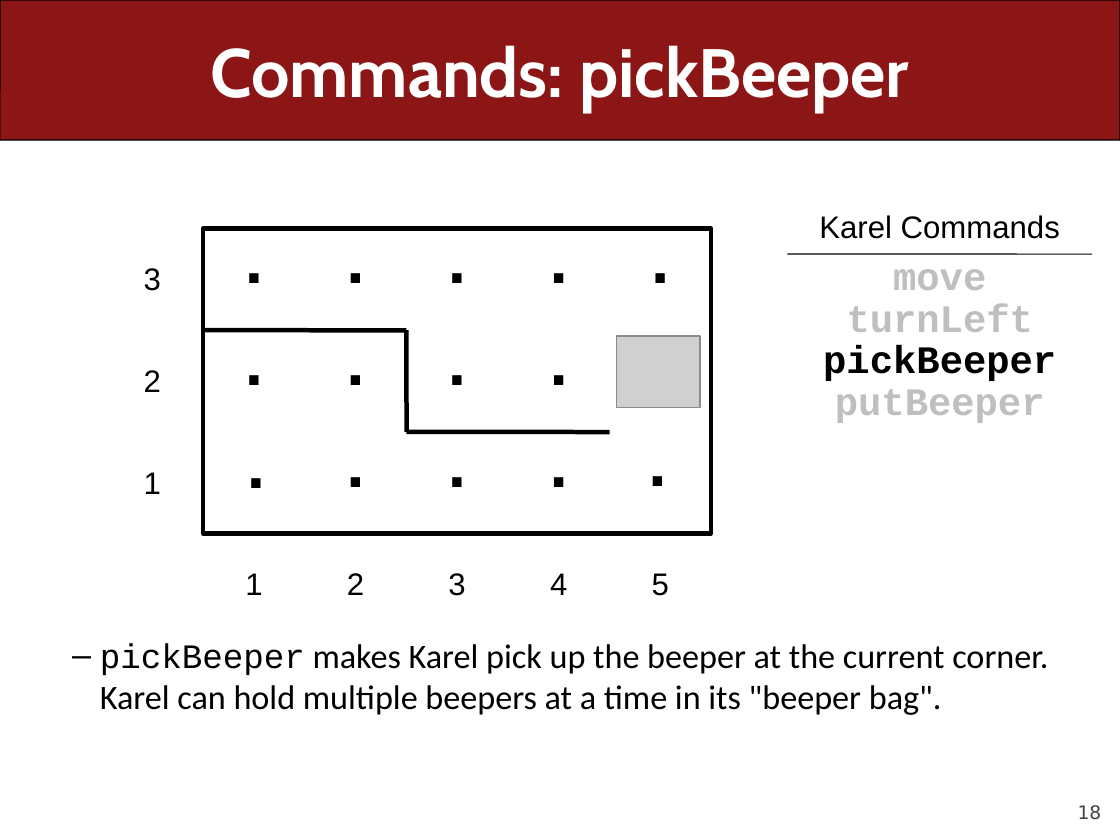
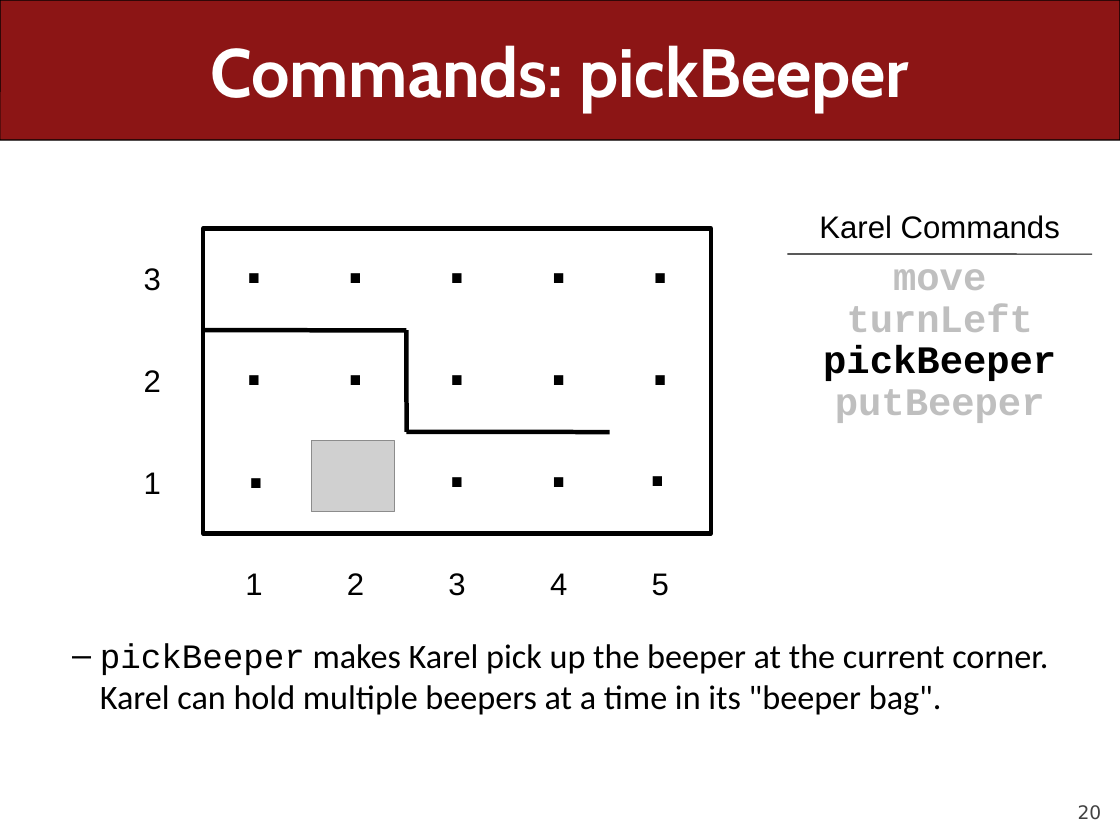
Before and after one commit to ckincaid17/cs106a-summer-2018, a slide deck: slide 20 of WWW/lectures/Lecture2/Lecture2.pptx (slide 18 before the commit). Drawn at 1120x840 pixels with LibreOffice and Linux fonts; fonts in the diff are those of the drawing; grey boxes stand for pictures. Boxes give left, top, right and bottom in pixels: in the first picture for what was removed or moved away, otherwise in the second. Text is boxed around its words. In the diff, an @@ line names an element or a change of style, - is before the commit and + after.

```diff
--- a/WWW/lectures/Lecture2/Lecture2.pptx
+++ b/WWW/lectures/Lecture2/Lecture2.pptx
@@ picture: place and size @@
-picture at [617,336,700,408]
+picture at [311,441,394,513]
@@ diamond: place and size @@
-diamond at [629,345,691,407]
+diamond at [324,440,385,502]
@@ page number at [1078,805,1102,820]: text changed @@
-18
+20
```
Also in this commit, not shown: 5 other slides changed, 35 slides added, 5 slides removed, 24 other files.
